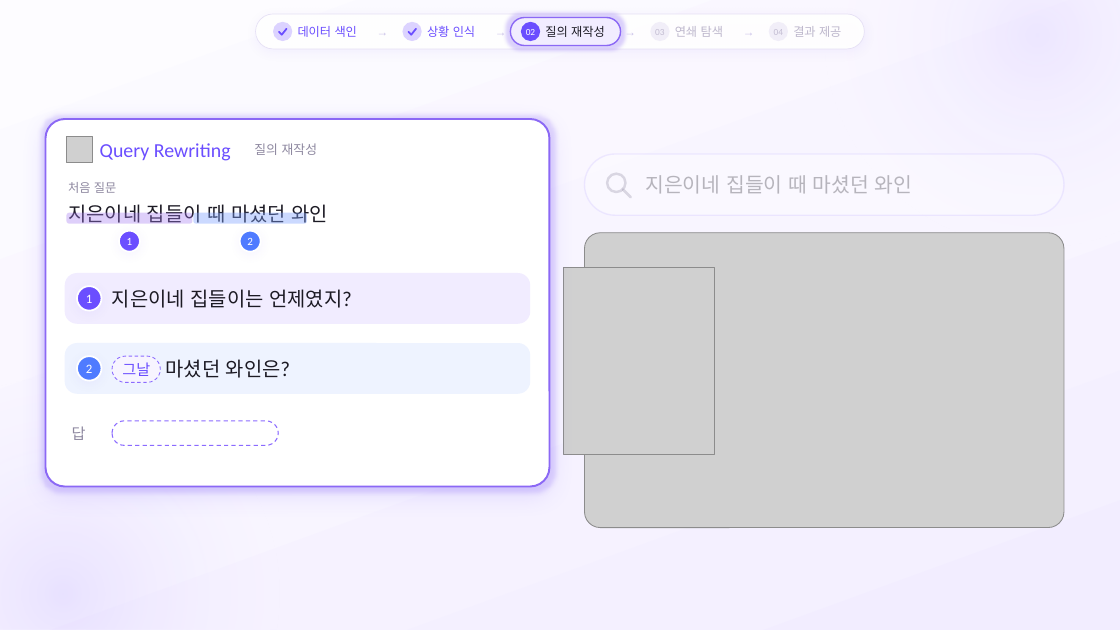
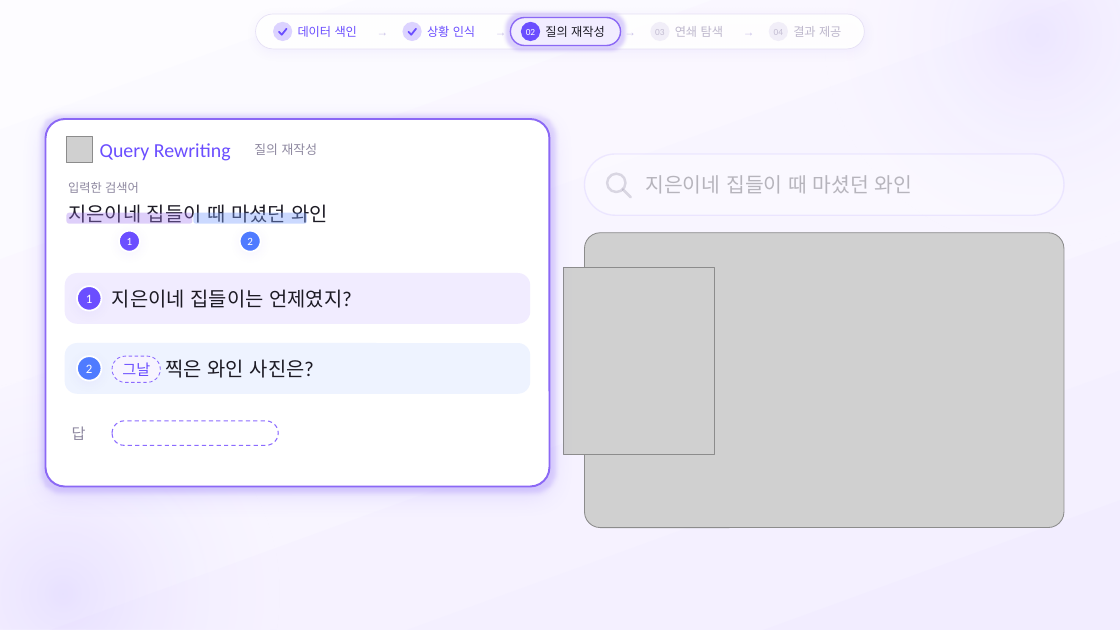
Before and after one commit to SB-Jo/t3, a slide deck: slide 14 of weave/결선준비/09_HowItWorks/HowItWorks_Argon.pptx (slide 12 before the commit). Drawn at 1120x630 pixels with LibreOffice and Linux fonts; fonts in the diff are those of the drawing; grey boxes stand for pictures. Boxes give left, top, right and bottom in pixels: in the first picture for what was removed or moved away, otherwise in the second. Text is boxed around its words. In the diff, an @@ line names an element or a change of style, - is before the commit and + after.

```diff
--- a/weave/결선준비/09_HowItWorks/HowItWorks_Argon.pptx
+++ b/weave/결선준비/09_HowItWorks/HowItWorks_Argon.pptx
@@ text at (x1=68, y1=182, x2=139, y2=193): text changed @@
-처음 질문
+입력한 검색어
@@ text at (x1=166, y1=359, x2=314, y2=378): text changed @@
-마셨던 와인은?
+찍은 와인 사진은?
```
Also in this commit, not shown: 8 other slides changed, 2 slides added, 25 other files.
